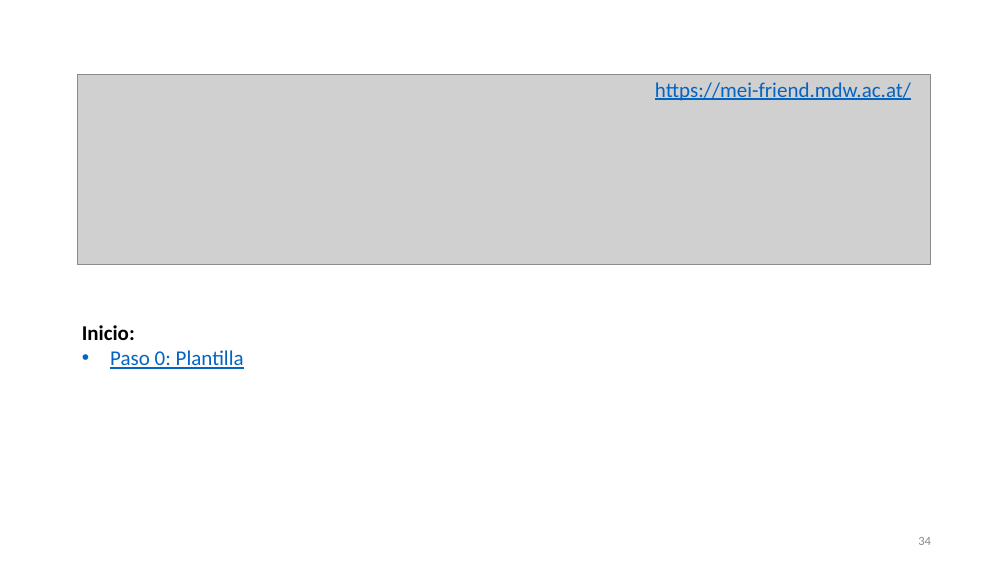
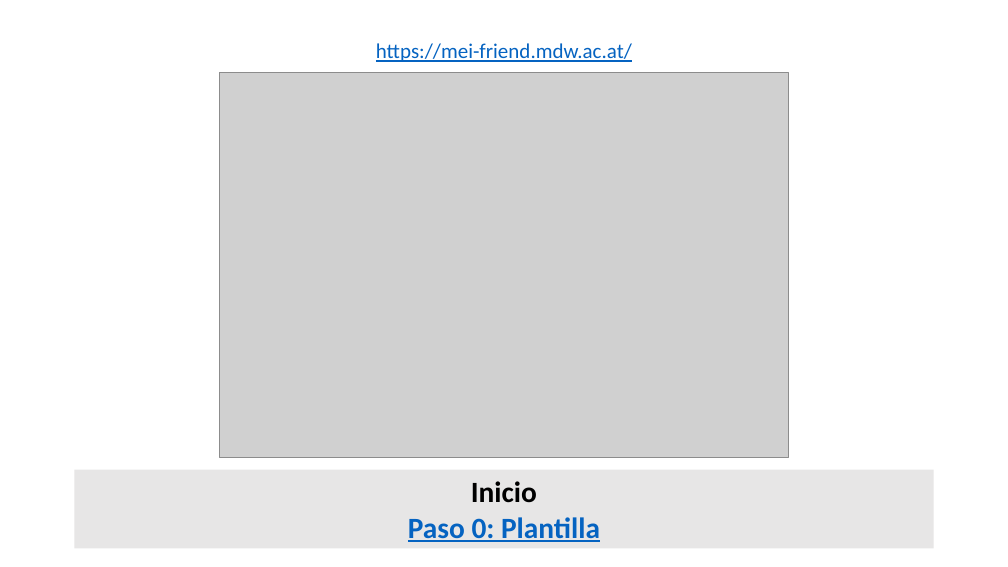
Before and after one commit to martha-thomae/Taller_de_codificacion_en_MEI, a slide deck: slide 35 of Taller_TEI2024_MThomae.pptx (slide 34 before the commit). Drawn at 1008x567 pixels with LibreOffice and Linux fonts; fonts in the diff are those of the drawing; grey boxes stand for pictures. Boxes give left, top, right and bottom in pixels: in the first picture for what was removed or moved away, otherwise in the second. Text is boxed around its words. In the diff, an @@ line names an element or a change of style, - is before the commit and + after.

```diff
--- a/Taller_TEI2024_MThomae.pptx
+++ b/Taller_TEI2024_MThomae.pptx
@@ text "https://mei-friend.mdw.ac.at/": place and size @@
-text "https://mei-friend.mdw.ac.at/" at (655,82,911,101)
+text "https://mei-friend.mdw.ac.at/" at (376,43,632,62)
@@ picture: place and size @@
-picture at (78,75,930,264)
+picture at (219,73,789,457)
@@ rectangle "Inicio Paso 0: Plantilla": place and size @@
-rectangle "Inicio Paso 0: Plantilla" at (82,325,244,369)
+rectangle "Inicio Paso 0: Plantilla" at (74,470,934,548)
@@ rectangle "Inicio Paso 0: Plantilla" at (74,470,934,548): fill none to #E7E6E6 @@
@@ text in rectangle at (408,481,600,542): text changed; size 20 to 28 pt; bold on @@
-Inicio:
-• Paso 0: Plantilla
+Inicio
+Paso 0: Plantilla
@@ page number removed at (918,537,931,545) @@
-34
```
Also in this commit, not shown: 6 other slides changed, 27 slides added, 1 slide removed.
